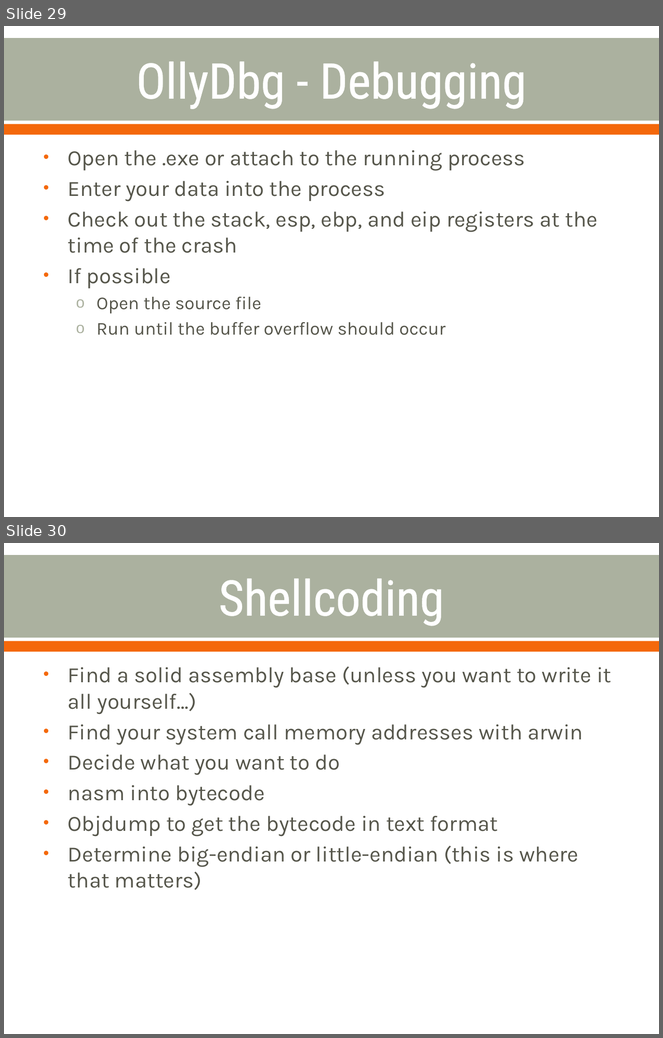
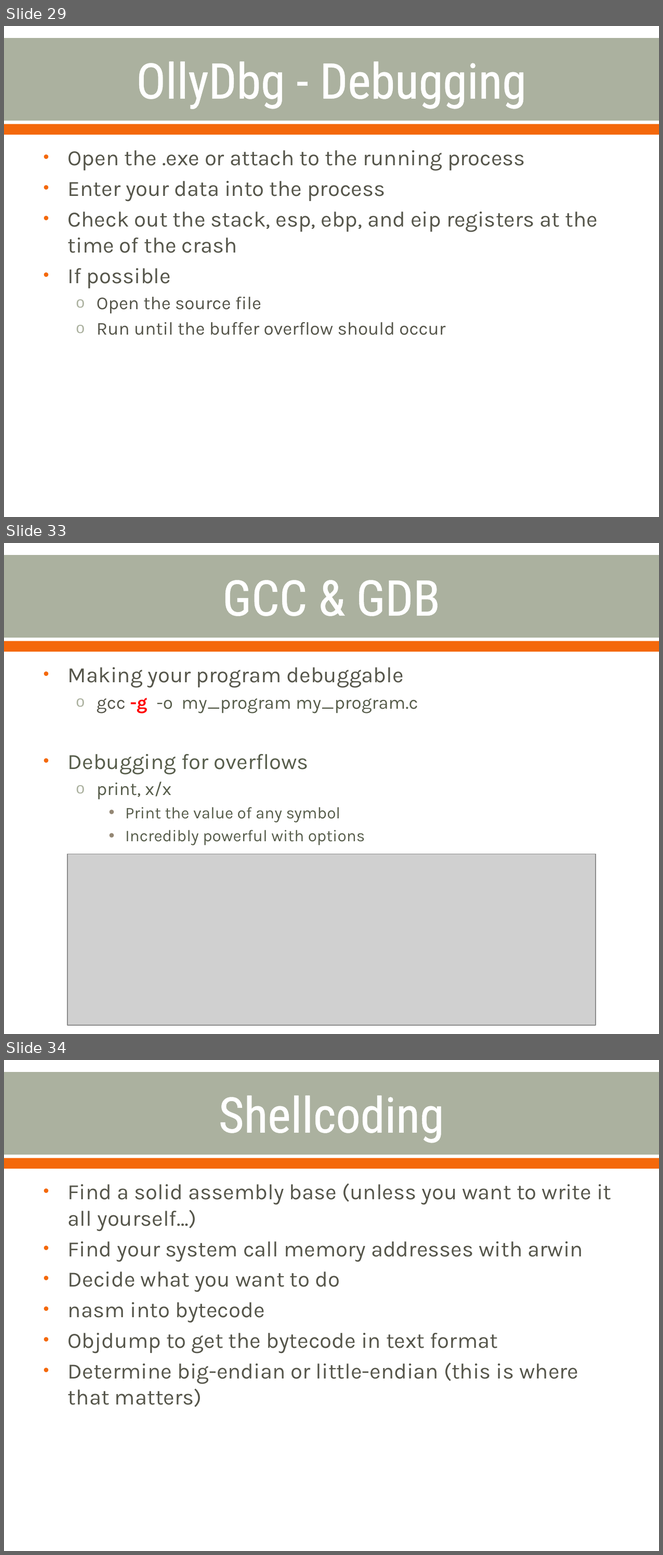
Before and after one commit to cornwe19/cse825, a slide deck: Buffer Overflow Attacks.pptx. Shown one above the other, each under a label of ours: slides 29 and 30 before the commit, slides 29, 33 and 34 after it; the slides between them are not shown. The pictures are 663x1038 and 663x1555 pixels, drawn with LibreOffice and Linux fonts; fonts in the diff are those of the drawing; grey boxes stand for pictures. Boxes give left, top, right and bottom in pixels: in the first picture for what was removed or moved away, otherwise in the second. Text is boxed around its words. In the diff, an @@ line names an element or a change of style, - is before the commit and + after.

Commit message:
adding some gdb debugging slides to the presentation

```diff
--- a/Buffer Overflow Attacks.pptx
+++ b/Buffer Overflow Attacks.pptx
@@ slide 33 added at [4,543,659,1034], background #FFFFFF; not listed: 2 template elements that a slide beside it also shows @@
@@ title added at [222,580,440,616], 54 pt, text #FFFFFF @@
+GCC & GDB
@@ text added at [68,667,418,846], 18 pt, text #575D4B @@
+• Making your program debuggable
+  o gcc -g -o my_program my_program.c
+• Debugging for overflows
+  o print, x/x
+    • Print the value of any symbol
+    • Incredibly powerful with options
@@ picture added at [67,854,596,1025] @@
@@ what was slide 30 is now slide 34 @@
```
Also in this commit, not shown: 3 other slides added.
